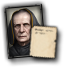
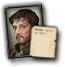
Before/after of a 65px x 67px layered artwork. What changed in the layer stack:
removed layer "Veris Hydan" from group "Group 1" over [6,7,41,57]
removed layer "captain_of_sentepeth_findos_guard_his_holiness_captain_laybore_janos" from group "Group 1" over [6,7,41,56]
removed layer "Pantoran1" from group "Group 1" over [6,7,41,56]
added layer "Andor" in group "Group 1" over [6,7,41,57]
added layer "SPE_Jun_Sato" in group "Group 1" over [6,7,41,57]
added layer "Deena_Shan" in group "Group 1" over [6,7,41,56]
added layer "REB_Voon Massa" in group "Group 1" over [6,7,41,56]
added layer "Bob_the_Hud" in group "Group 1" over [6,7,41,56]
added layer "funger" in group "Group 1" over [6,7,41,56]
added layer "KAM_Arlo" in group "Group 1" over [6,7,41,56]
added layer "KOT_Bevel_Bandaran" in group "Group 1" over [6,7,41,56]
added layer "Uwlla_Iillor" in group "Group 1" over [6,7,41,57]
added layer "ferens_avatsara" in group "Group 1" over [6,7,41,56]
added layer "REB_Sarin_Vergilio" (1st of 2, in "Group 1") in group "Group 1" over [6,7,41,57]
added layer "ALD_Raymus_Antilles" in group "Group 1" over [7,7,41,57]
added layer "Rebel_Officer_Generic_2" in group "Group 1" over [6,7,41,57]
added layer "MAS_Jon_Vander" in group "Group 1" over [6,7,41,57]
added layer "REB_Danovan_Lightspeed" in group "Group 1" over [6,7,41,56]
added layer "KOT_Bebel" in group "Group 1" over [6,7,41,57]
added layer "REB_Sarin_Vergilio" (2nd of 2, in "Group 1") in group "Group 1" over [6,7,41,56]
added layer "REB_kaiya_adrimentrum" in group "Group 1" over [6,7,41,57]
added layer "KOT_Idros_Stacker" in group "Group 1" over [6,7,41,56]
added layer "KOT_Corran_Herdari" in group "Group 1" over [6,7,41,57]
added layer "Rebel_Officer_Generic_1" in group "Group 1" over [6,7,41,57]
…and 3 more changes (3 added)
